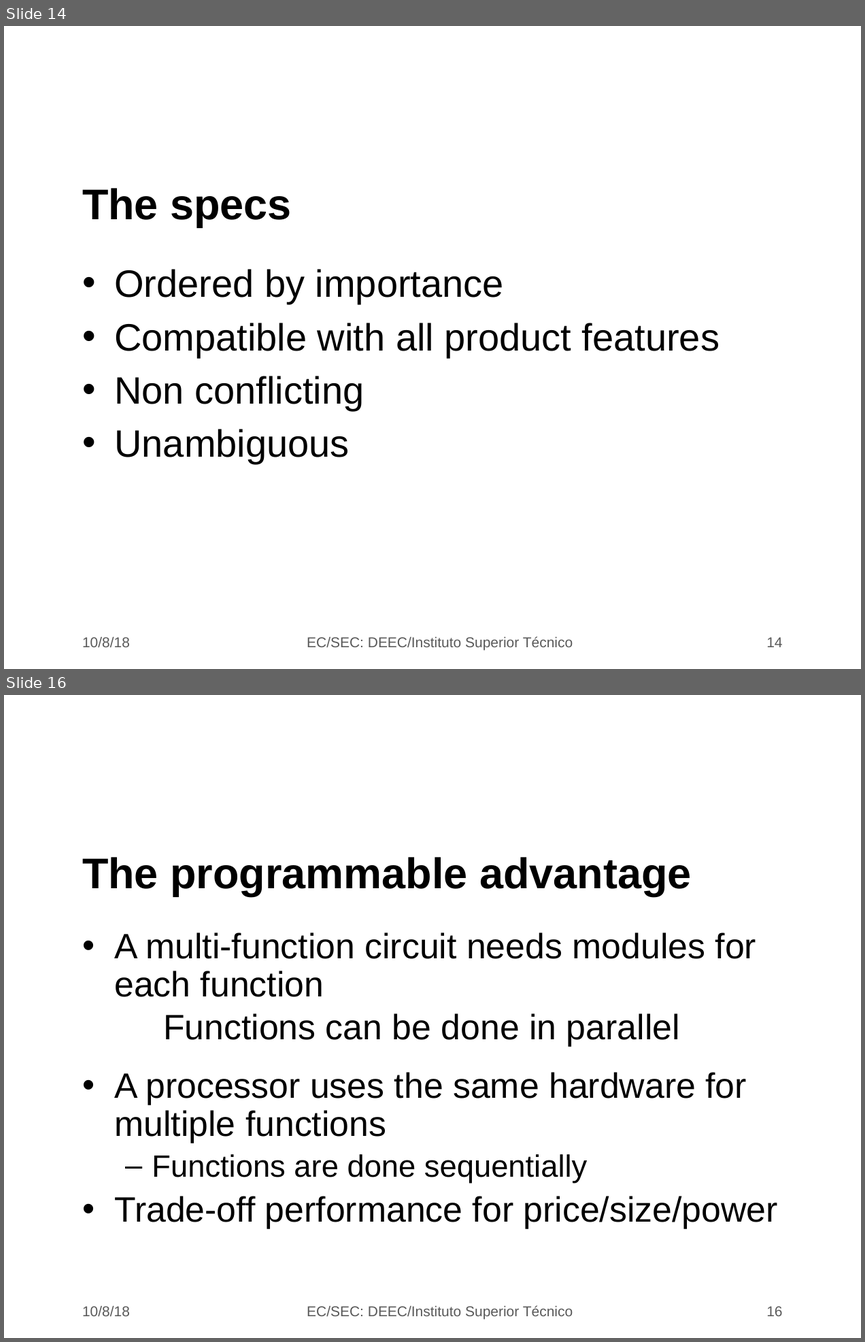
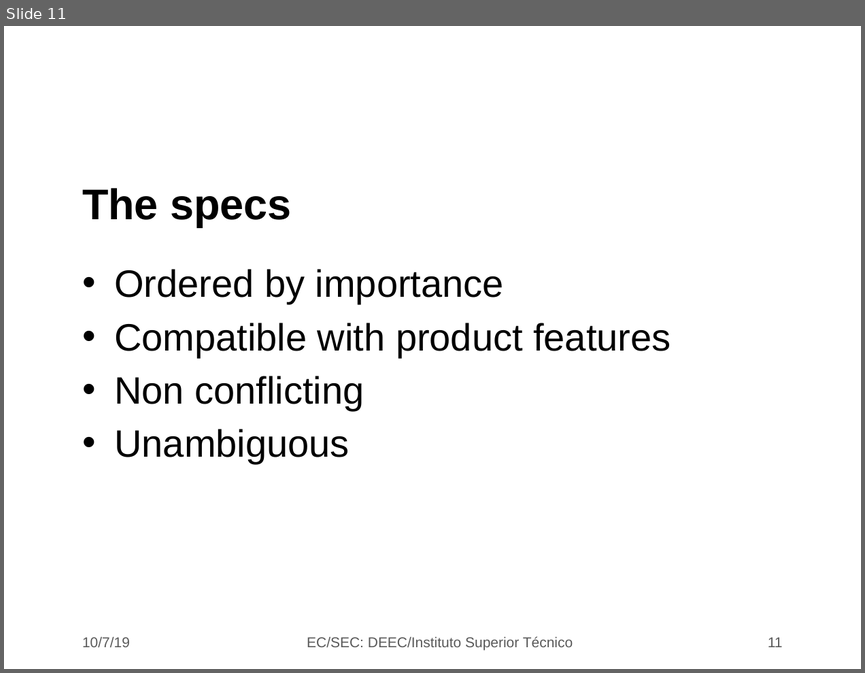
Before and after one commit to jjts/ist-sec, a slide deck: lectures/l6_design_choices/l6.odp. Shown one above the other, each under a label of ours: slides 14 and 16 before the commit, slide 11 after it; the slides between them are not shown. The pictures are 865x1342 and 865x673 pixels, drawn with LibreOffice and Linux fonts; fonts in the diff are those of the drawing; background and template pictures are left out. Boxes give left, top, right and bottom in pixels: in the first picture for what was removed or moved away, otherwise in the second. Text is boxed around its words. In the diff, an @@ line names an element or a change of style, - is before the commit and + after.

```diff
--- a/lectures/l6_design_choices/l6.odp
+++ b/lectures/l6_design_choices/l6.odp
@@ slide 16 removed at box(4, 695, 861, 1338), background picture (left out) @@
@@ title removed at box(82, 857, 691, 896) @@
-The programmable advantage
@@ text removed at box(114, 932, 778, 1228) @@
-• A multi-function circuit needs modules for each function
-  − Functions can be done in parallel
-• A processor uses the same hardware for multiple functions
-  – Functions are done sequentially
-• Trade-off performance for price/size/power
@@ text removed at box(82, 1306, 130, 1316) @@
-10/8/18
@@ text removed at box(307, 1305, 572, 1319) @@
-EC/SEC: DEEC/Instituto Superior Técnico
@@ page number removed at box(766, 1306, 782, 1316) @@
-16
@@ what was slide 14 is now slide 11 @@
@@ slide 11 changed as well @@
@@ text at box(114, 322, 670, 357): text changed @@
-• Compatible with all product features
+• Compatible with product features
@@ text at box(82, 637, 130, 647): text changed @@
-10/8/18
+10/7/19
@@ page number at box(768, 637, 783, 647): text changed @@
-14
+11
```
Also in this commit, not shown: 18 other slides changed, 7 other slides removed.
